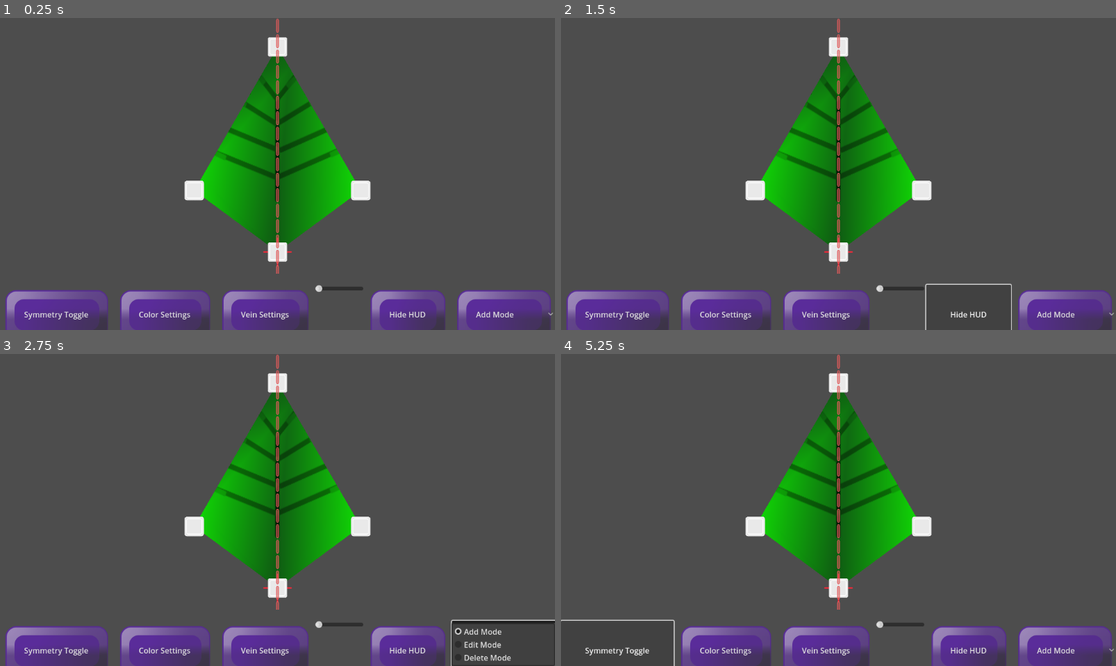
Above: before the commit, frames 1-4 (two rows, left to right).
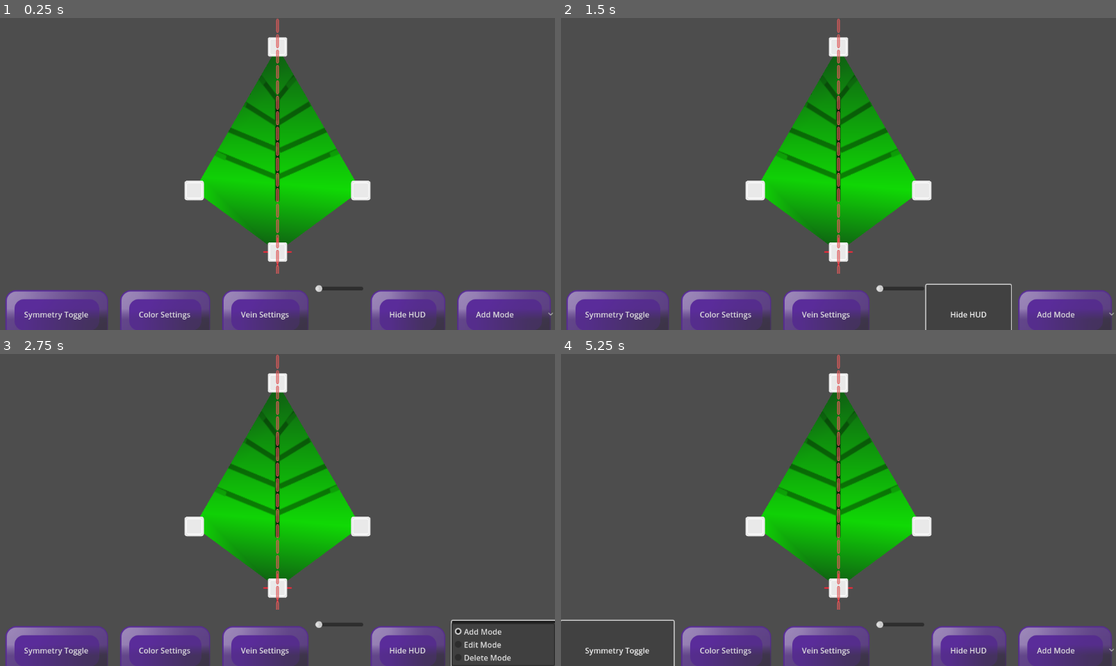
Above: after the commit, the same moments.

Repository: LettucePie/persephone
Game: Godot game, scene res://design/leafmaker.tscn
The game is run twice, just before and just after one commit, with the same random seed, the same clock (stepped at 60 frames per second) and the same inputs.
Inputs:
- Up to frame 1 (0.25 s): no input
- Up to frame 2 (1.5 s): click "Symmetry Toggle" at 0.5 s; click "Hide HUD" at 1.25 s
- Up to frame 3 (2.75 s): click "Add Mode" at 2 s
- Up to frame 4 (5.25 s): click "Symmetry Toggle" at 2.75 s; click "Hide HUD" at 3.5 s; click "Add Mode" at 4.25 s; click "Symmetry Toggle" at 5 s

The runs differ from the first frame. In frame 1, 4.9% of the frame differs, in the area x 39-62%, y 24-71%; in frame 2, 4.9%; in frame 3, 4.9%; in frame 4, 4.9%.

Commit message:
Can now add intersections to leaf points

Diff:
--- a/design/leafmaker_canvas.gd
+++ b/design/leafmaker_canvas.gd
@@ -174,6 +174,7 @@
 	add_point(left_point, -1)
 	add_point(top_point, -1)
 	add_point(right_point, -1)
+	add_point(leaf_origin.position, -1)
 
 
 func _on_table_gui_input(event):
@@ -196,7 +197,10 @@
 
 func detect_intersection(pos : Vector2):
 	print("Looking for Intersection near point ", pos)
+	var baked_points = leaf_curve.get_baked_points()
+	print("Baked Points Size: ", baked_points.size())
 	var target_point = leaf_curve.get_closest_point(pos)
+	print("Target Point: ", target_point, " Click_Pos: ", pos)
 	if target_point.distance_squared_to(pos) < 1000:
 		## Find Closest two
 		## Start by getting each Baked Point
@@ -205,19 +209,37 @@
 		## Add the Index of the that closest baked point into the List, and Sort.
 		## Index Position of the Target Point should mirror the desired index position \
 		## for the intersection.
-		var baked_points = leaf_curve.get_baked_points()
-		var intersect_index = baked_points.find(target_point)
-		print("Intersect Index: ", intersect_index)
-		var baked_indeces = [intersect_index]
-		print("Baked Indeces List contains: ", baked_indeces)
-		for i in leaf_curve.get_point_count():
+		var closest_points = [target_point]
+		for i in leaf_curve.get_point_count() - 1:
 			var point_position = leaf_curve.get_point_position(i)
 			var closest_baked_point = leaf_curve.get_closest_point(point_position)
-			baked_indeces.append(baked_points.find(closest_baked_point))
-			print("Baked Indeces List contains: ", baked_indeces)
+			closest_points.append(closest_baked_point)
+		var baked_indeces = []
+		for c in closest_points:
+			if baked_points.has(c):
+				baked_indeces.append(baked_points.find(c))
+			else:
+				print("Baked Points cannot find ", c)
+				var distance = 10000
+				var baked_point = baked_points[0]
+				for b in baked_points:
+					var dist = b.distance_squared_to(c)
+					if dist < distance:
+						distance = dist
+						baked_point = b
+				print("Additional Filtering brought us point ", baked_point, " from baked_points")
+				if baked_points.has(baked_point):
+					baked_indeces.append(baked_points.find(baked_point))
+				else:
+					print("Literally what the fuck.")
+		print("Baked Indeces pre-sort: ", baked_indeces)
+		var baked_intersect_index = baked_indeces[0]
 		baked_indeces.sort()
-		print("Intersection found at index, ", baked_indeces.find(intersect_index))
-		add_point(pos, baked_indeces.find(intersect_index))
+		print("Baked Indeces post-sort: ", baked_indeces)
+		print("Intersection found at index, ", baked_intersect_index, " among baked points")
+		var intersect_index = baked_indeces.find(baked_intersect_index)
+		print("Intersect index rests between point, ", intersect_index - 1, " and ", intersect_index + 1)
+		add_point(pos, intersect_index)
 
 
 func add_point(pos : Vector2, idx : int):
